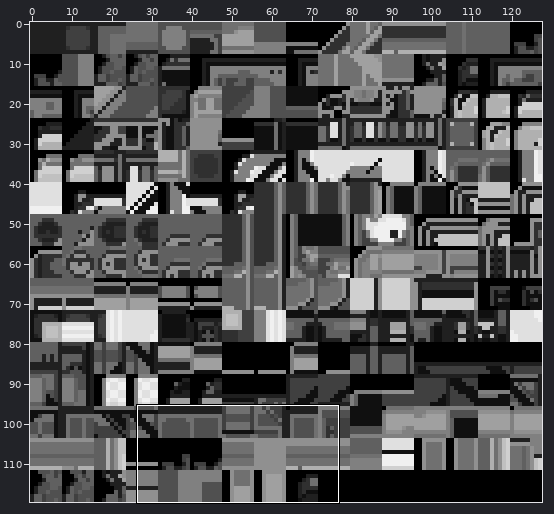
File history of a sprite sheet, compiled_tilesets/secondary/recompiled_pokemon_center/tiles.png. Above: a wide view before the commit, with the close-up outlined.
Close-up. As it was:
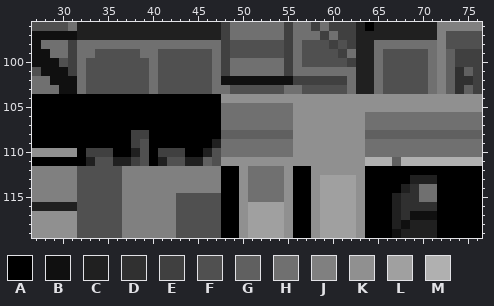
The file is 128x120 pixels. Shown: x 27..76, y 96..119.
Palette (. is transparent): A #000000  B #101010  C #202020  D #303030  E #404040  F #505050  G #606060  H #707070  J #808080  K #909090  L #a0a0a0  M #b0b0b0
Pixels before, first column x 27:
 96 FFFFHCCCCCCCCCCCCCCCCEHHHHHHEHHEHEEECACCCCCCCJJJJJ
 97 BBBBBCCCCCCCCCCCCCCCCEHHHHHHEHHHEHEECCCCCCCCCJFFFF
 98 BHHHEHHHHHHHHHHHHHHHHEFFFFFFEHFFFEFECCHHHHHHHJFFFF
 99 BBHHEHHFFFFFHHFFFFFFHEFFFFFFEHFFFFEHCCHFFFFFHJGEEE
100 BBBFEHFFFFFFFHFFFFFFHEHHHHHHEHFFFFFECCHFFFFFHJGEEE
101 FBBBEHFFFFFFFHFFFFFFHEHHHHHHEHHHHHHHCCHFFFFFHJGDGE
102 HHBBBHFFFFFFFHFFFFFFHBBBBBBBBEEEEEEHCCHFFFFFHJGDDE
103 HHHBBHFFFFFFFHFFFFFFHHFFFFFFHHFFFFFHCCHFFFFFHJGDGE
104 AAAAAAAAAAAAAAAAAAAAAKKKKKKKKKKKKKKKKKKKKKKKKKKKKK
105 AAAAAAAAAAAAAAAAAAAAAHHHHHHHHKKKKKKKKKKKKKKKKKKKKK
106 AAAAAAAAAAAAAAAAAAAAAHHHHHHHHKKKKKKKKHHHHHHHHHHHHH
107 AAAAAAAAAAAAAAAAAAAAAHHHHHHHHKKKKKKKKHHHHHHHHHHHHH
108 AAAAAAAAAAAEEAAAAAAAAGGGGGGGGKKKKKKKKGGGGGGGGGGGGG
109 AAAAAAAAAAAEFAAAAAAACHHHHHHHHKKKKKKKKHHHHHHHHHHHHH
110 KKKKKAEEEAACFAEEEAACFHHHHHHHHKKKKKKKKHHHHHHHHHHHHH
111 AAAAAACFFCCEFACFFCCGFKKKKKKKKKKKKKKKKMMMGMMMMMMMMM
112 JJJJJFFFFFJJJJJJJJJJJAAKHHHHKAAKKKKKKAAAAAAAAAAAAA
113 JJJJJFFFFFJJJJJJJJJJJAAKHHHHKAAKLLLLKAAAAACCCAAAAA
114 JJJJJFFFFFJJJJJJJJJJJAAKHHHHKAAKLLLLKAAAACDHHAAAAA
115 JJJJJFFFFFJJJJJJFFFFFAAKHHHHKAAKLLLLKAAACDDHHAAAAA
116 CCCCCFFFFFJJJJJJFFFFFAAKLLLLKAAKLLLLKAAACDDDDAAAAA
117 KKKKKFFFFFJJJJJJFFFFFAAKLLLLKAAKLLLLKAAACDBBBAAAAA
118 KKKKKFFFFFJJJJJJFFFFFAAKLLLLKAAKLLLLKAAACBCCCAAAAA
119 KKKKKFFFFFJJJJJJFFFFFAAKLLLLKAAKLLLLKAAABCCCCAAAAA
After:
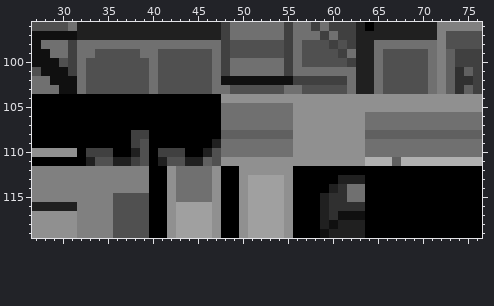
Difference:
y 112: x 32..36 FFFFF -> JJJJJ; x 40..47 JJJJJJJJ -> AAKHHHHK; x 51..54 HHHH -> KKKK; x 58..63 KKKKKK -> AAAAAA
y 113: x 32..36 FFFFF -> JJJJJ; x 40..47 JJJJJJJJ -> AAKHHHHK; x 51..54 HHHH -> LLLL; x 58..63 KLLLLK -> AAACCC; x 69..71 CCC -> AAA
y 114: x 32..36 FFFFF -> JJJJJ; x 40..47 JJJJJJJJ -> AAKHHHHK; x 51..54 HHHH -> LLLL; x 58..63 KLLLLK -> AACDHH; x 68..71 CDHH -> AAAA
y 115: x 32..35 FFFF -> JJJJ; x 37..47 JJJJJJFFFFF -> FFFAAKHHHHK; x 51..54 HHHH -> LLLL; x 58..63 KLLLLK -> ACDDHH; x 67..71 CDDHH -> AAAAA
y 116: x 32..35 FFFF -> JJJJ; x 37..47 JJJJJJFFFFF -> FFFAAKLLLLK; x 58..63 KLLLLK -> ACDDDD; x 67..71 CDDDD -> AAAAA
y 117: x 32..35 FFFF -> JJJJ; x 37..47 JJJJJJFFFFF -> FFFAAKLLLLK; x 58..63 KLLLLK -> ACDBBB; x 67..71 CDBBB -> AAAAA
y 118: x 32..35 FFFF -> JJJJ; x 37..47 JJJJJJFFFFF -> FFFAAKLLLLK; x 58..63 KLLLLK -> ACBCCC; x 67..71 CBCCC -> AAAAA
y 119: x 32..35 FFFF -> JJJJ; x 37..47 JJJJJJFFFFF -> FFFAAKLLLLK; x 58..63 KLLLLK -> ABCCCC; x 67..71 BCCCC -> AAAAA
